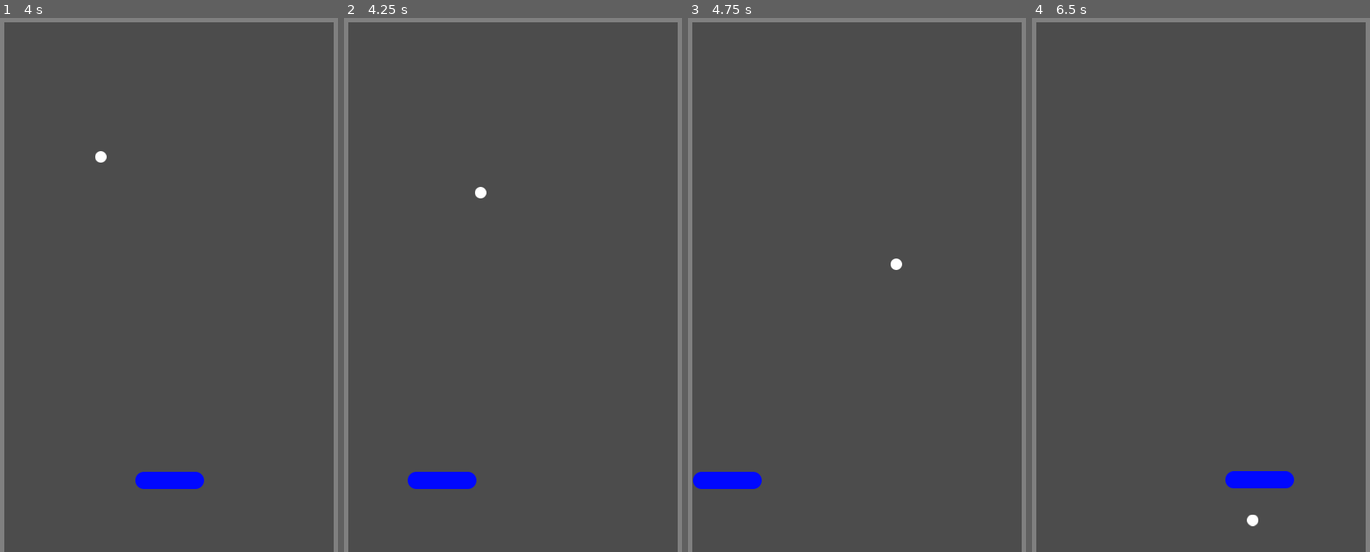
Above: before the commit, frames 1-4 (left to right).
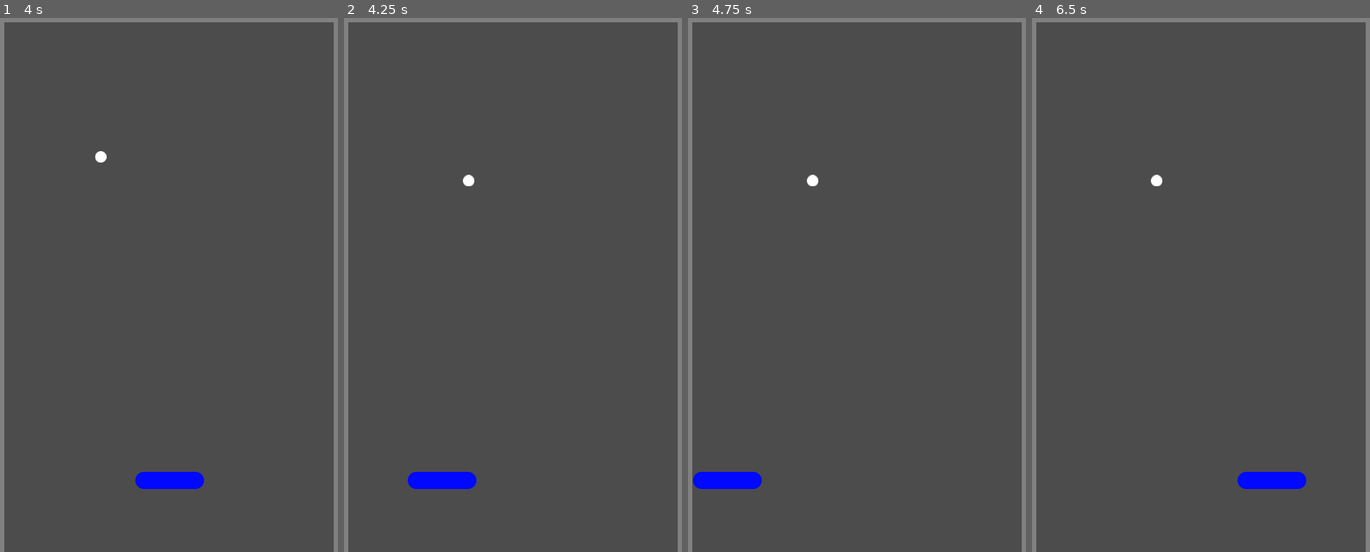
Above: after the commit, the same moments.

Repository: vivisuke/GodotBreak
Game: Godot game, scene res://MainScene.tscn
Two runs of this game, one before a commit and one after it. Both use one fixed random seed, a clock stepped at 60 frames per second and the inputs below.
Inputs:
- Up to frame 1 (4 s): tap Enter at 0.5 s; hold Right (ui_right) 0.53-1.28 s; hold Left (ui_left) 1.28-2.03 s; hold Right (ui_right) 2.03-3.53 s; hold Left (ui_left) from 3.53 s (still down)
- Up to frame 2 (4.25 s): keep holding Left (ui_left); tap Escape at 4.15 s
- Up to frame 3 (4.75 s): keep holding Left (ui_left)
- Up to frame 4 (6.5 s): release Left (ui_left) at 5.78 s; hold Right (ui_right) from 5.78 s (still down)

Frame 1 is identical in both runs. In frame 2, 0.1% of the frame differs, in the area x 35-43%, y 29-34%; in frame 3, 0.1%; in frame 4, 0.4%, in the area x 35-82%, y 29-96%.

Commit message:
0007 ◎ C 05/01 05/01 0.001│ToDo│Esc キー押下：ポーズ切り替え

Diff:
--- /dev/null
+++ b/GodotBreak/Ball.tscn
@@ -0,0 +1,14 @@
+[gd_scene load_steps=3 format=2]
+
+[ext_resource path="res://images/Ball16x16.png" type="Texture" id=1]
+
+[sub_resource type="CircleShape2D" id=1]
+radius = 8.0
+
+[node name="Ball" type="KinematicBody2D"]
+
+[node name="Sprite" type="Sprite" parent="."]
+texture = ExtResource( 1 )
+
+[node name="CollisionShape2D" type="CollisionShape2D" parent="."]
+shape = SubResource( 1 )
--- a/GodotBreak/MainScene.gd
+++ b/GodotBreak/MainScene.gd
@@ -9,7 +9,7 @@
 func _ready():
 	pass
 func _input(event):
-	if event is InputEventKey && event.is_pressed() && event.unicode == 0x1b:	# ESC
+	if event is InputEventKey && event.pressed && event.scancode == KEY_ESCAPE:
 		pause = !pause
 	pass
 func _physics_process(delta):
@@ -20,5 +20,6 @@
 		return
 	var collide = $Ball.move_and_collide(vel*delta)
 	if collide != null:
+		print(collide.collider.name)
 		vel = vel.bounce(collide.normal)
 	pass
--- a/GodotBreak/MainScene.tscn
+++ b/GodotBreak/MainScene.tscn
@@ -1,6 +1,6 @@
-[gd_scene load_steps=8 format=2]
+[gd_scene load_steps=7 format=2]
 
-[ext_resource path="res://images/Ball16x16.png" type="Texture" id=1]
+[ext_resource path="res://Ball.tscn" type="PackedScene" id=1]
 [ext_resource path="res://MainScene.gd" type="Script" id=2]
 [ext_resource path="res://images/Pad96x24.png" type="Texture" id=3]
 
@@ -10,10 +10,7 @@
 [sub_resource type="RectangleShape2D" id=2]
 extents = Vector2( 250, 30 )
 
-[sub_resource type="CircleShape2D" id=3]
-radius = 8.0
-
-[sub_resource type="CapsuleShape2D" id=4]
+[sub_resource type="CapsuleShape2D" id=3]
 radius = 12.0
 height = 74.0
 
@@ -72,18 +69,6 @@
 position = Vector2( 250, 30 )
 shape = SubResource( 2 )
 
-[node name="Ball" type="KinematicBody2D" parent="."]
-position = Vector2( 250, 680 )
-__meta__ = {
-"_edit_group_": true
-}
-
-[node name="Sprite" type="Sprite" parent="Ball"]
-texture = ExtResource( 1 )
-
-[node name="CollisionShape2D" type="CollisionShape2D" parent="Ball"]
-shape = SubResource( 3 )
-
 [node name="Pad" type="KinematicBody2D" parent="."]
 position = Vector2( 250, 700 )
 __meta__ = {
@@ -95,4 +80,7 @@
 
 [node name="CollisionShape2D" type="CollisionShape2D" parent="Pad"]
 rotation = 1.5708
-shape = SubResource( 4 )
+shape = SubResource( 3 )
+
+[node name="Ball" parent="." instance=ExtResource( 1 )]
+position = Vector2( 250, 680 )
Not shown, changed: GodotBreak.spr
